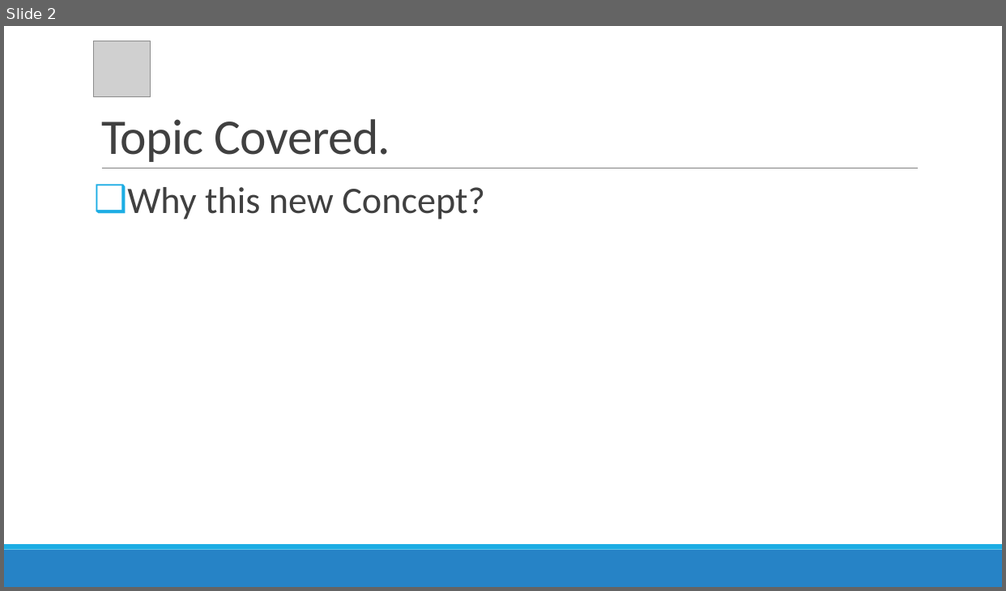
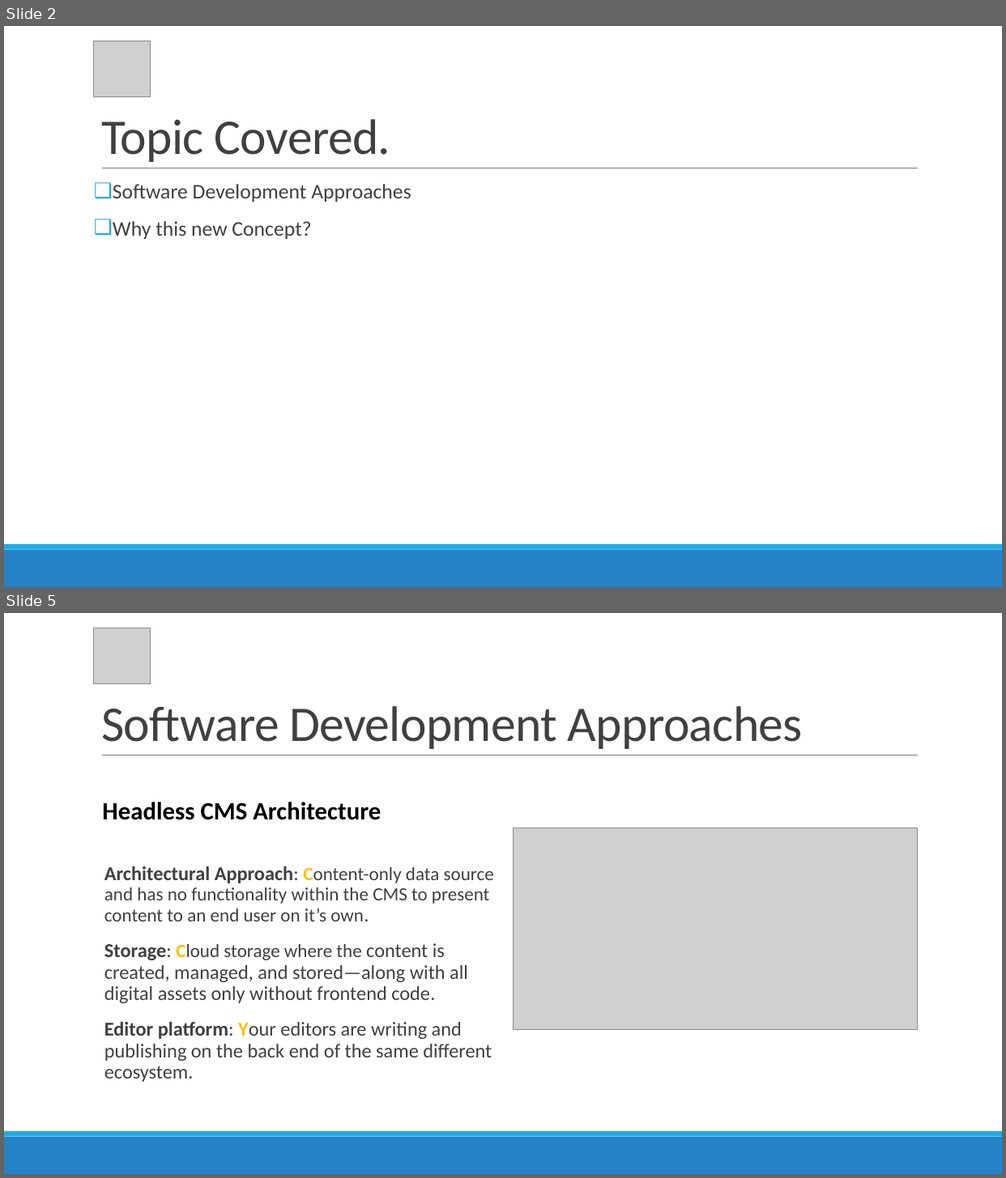
Before and after one commit to r4yadav/contentful-altudo, a slide deck: Contentful-queries.pptx. Shown one above the other, each under a label of ours: slide 2 before the commit, slides 2 and 5 after it; the slides between them are not shown. The pictures are 1006x591 and 1006x1178 pixels, drawn with LibreOffice and Linux fonts; fonts in the diff are those of the drawing; grey boxes stand for pictures. Boxes give left, top, right and bottom in pixels: in the first picture for what was removed or moved away, otherwise in the second. Text is boxed around its words. In the diff, an @@ line names an element or a change of style, - is before the commit and + after.

```diff
--- a/Contentful-queries.pptx
+++ b/Contentful-queries.pptx
@@ slide 5 added at box(4, 613, 1002, 1174), background #FFFFFF; not listed: 3 template elements that a slide beside it also shows @@
@@ picture added at box(94, 628, 150, 683) @@
@@ title added at box(101, 706, 803, 749), 48 pt, text #404040 @@
+Software Development Approaches
@@ text added at box(102, 802, 381, 820), 24 pt, text #000000, bold @@
+Headless CMS Architecture
@@ picture added at box(513, 828, 918, 1030) @@
@@ text added at box(104, 867, 494, 1082), 19 pt, text #404040 @@
+Architectural Approach: Content-only data source and has no functionality within the CMS to present content to an end user on it’s own.
+Storage: Cloud storage where the content is created, managed, and stored—along with all digital assets only without frontend code.
+Editor platform: Your editors are writing and publishing on the back end of the same different ecosystem.
@@ slide 2 changed as well @@
@@ text at box(113, 184, 411, 202): paragraph added @@
+❑ Software Development Approaches
@@ text at box(113, 221, 311, 239): size 36 to 20 pt in "Why this new Concept?" @@
```
Also in this commit, not shown: 3 other slides changed, 2 other slides added, 4 slides removed.
